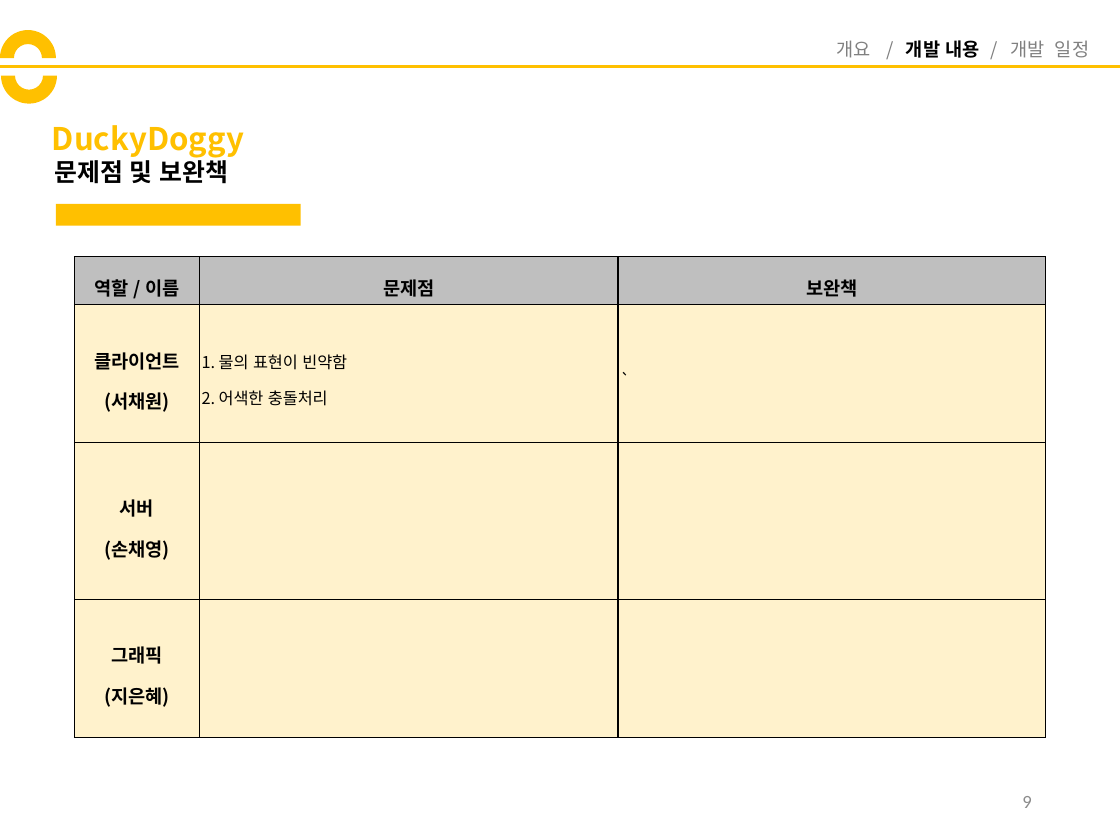
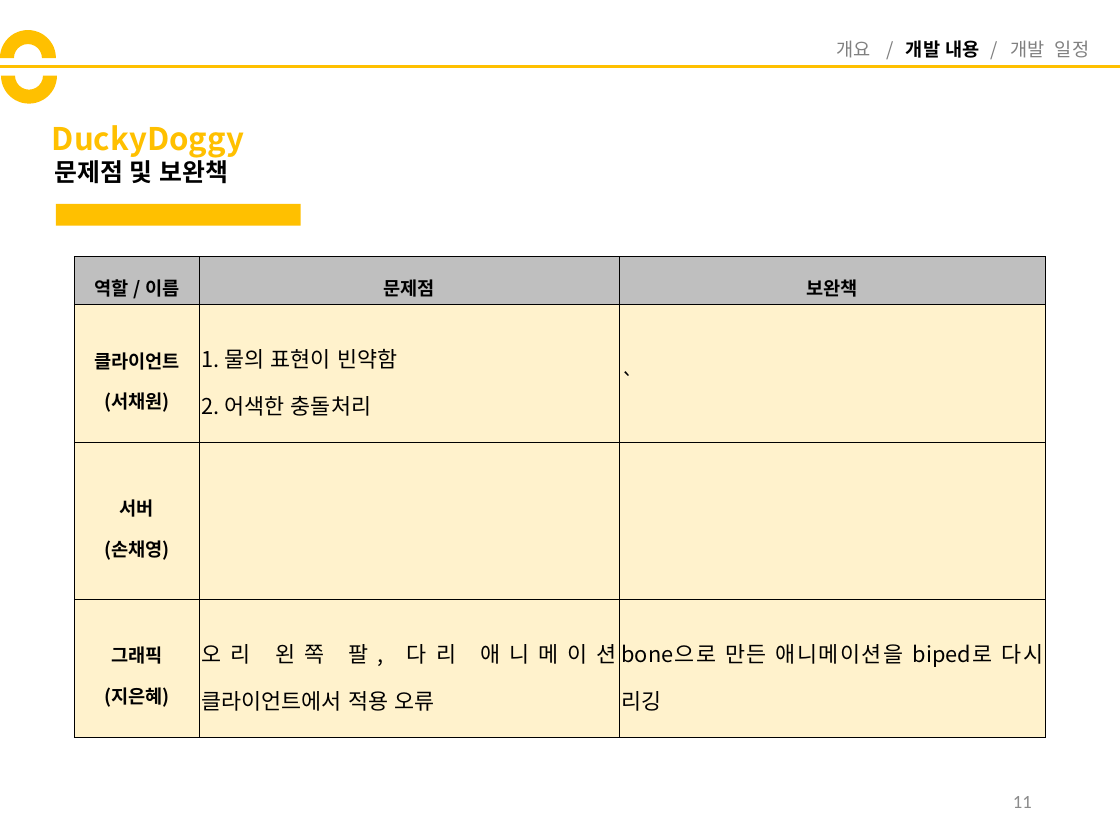
Before and after one commit to codnsj81/HuffAndPuff, a slide deck: slide 11 of 기획 문서/DuckyDoggy_중간발표.pptx (slide 9 before the commit). Drawn at 1120x840 pixels with LibreOffice and Linux fonts; fonts in the diff are those of the drawing. Boxes give left, top, right and bottom in pixels: in the first picture for what was removed or moved away, otherwise in the second. Text is boxed around its words. In the diff, an @@ line names an element or a change of style, - is before the commit and + after.

```diff
--- a/기획 문서/DuckyDoggy_중간발표.pptx
+++ b/기획 문서/DuckyDoggy_중간발표.pptx
@@ table at [75,256,1045,737] @@
-row 4, column 2: 
+row 4, column 2: 오리 왼쪽 팔, 다리 애니메이션 클라이언트에서 적용 오류
-row 4, column 3: 
+row 4, column 3: bone으로 만든 애니메이션을 biped로 다시 리깅
@@ size 10.5 to 14 pt in "1. 물의 표현이 빈약함", "2. 어색한 충돌처리", "`" @@
@@ page number at [1013,796,1032,808]: text changed @@
-9
+11
```
Also in this commit, not shown: 2 other slides changed, 2 slides added.
